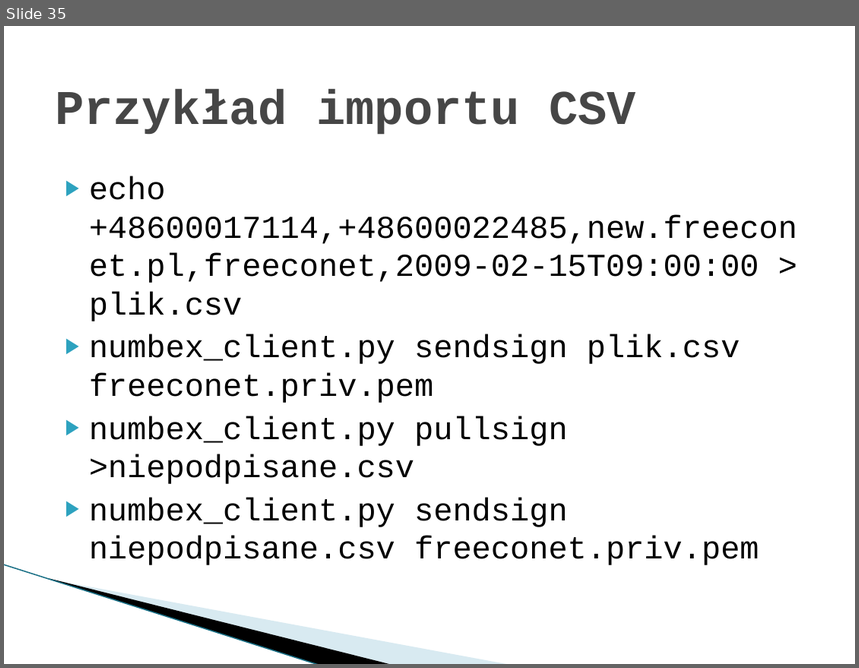
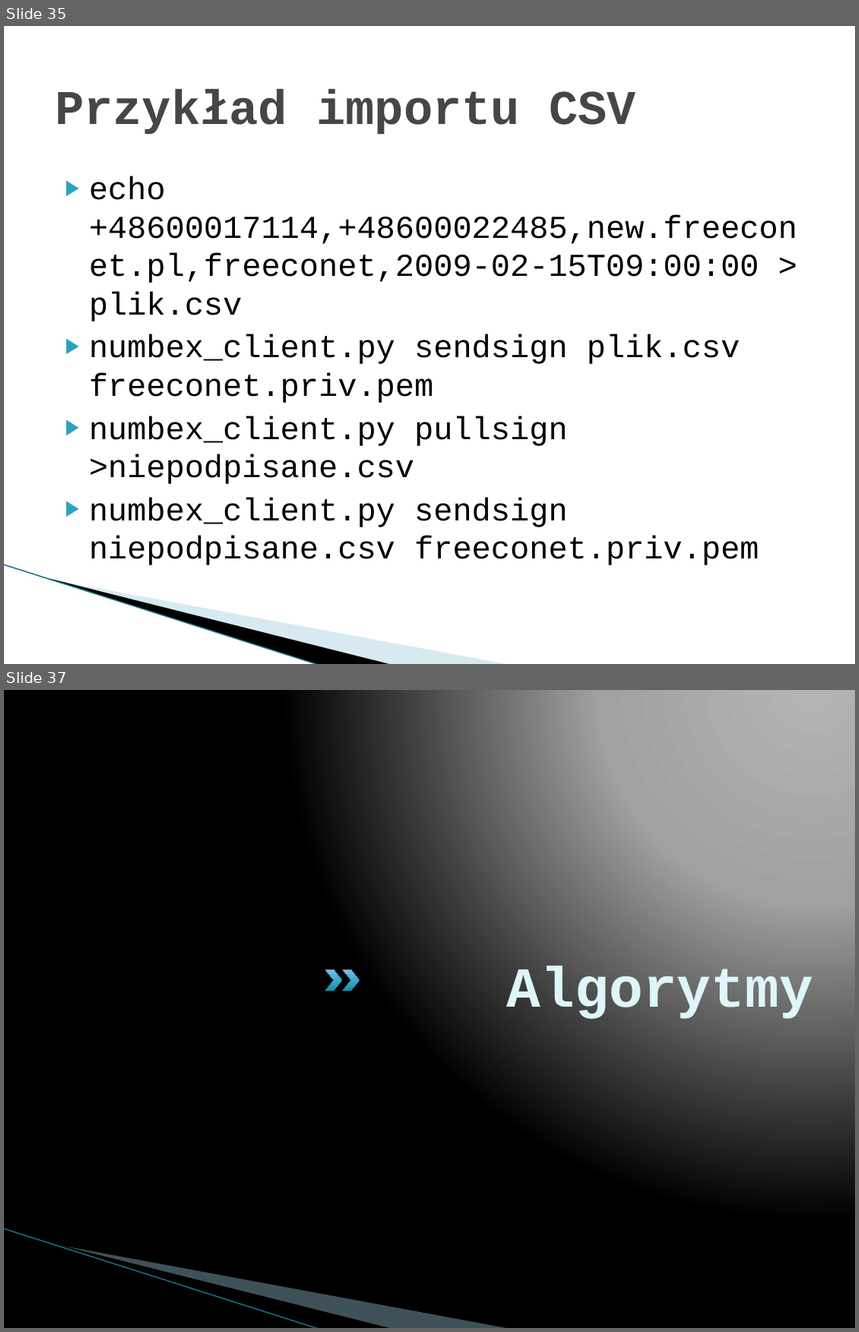
Before and after one commit to imbaczek/numbex, a slide deck: docs/NumbexFinalPresentation.pptx. Shown one above the other, each under a label of ours: slide 35 before the commit, slides 35 and 37 after it; the slides between them are not shown. The pictures are 859x668 and 859x1332 pixels, drawn with LibreOffice and Linux fonts; fonts in the diff are those of the drawing; background and template pictures are left out. Boxes give left, top, right and bottom in pixels: in the first picture for what was removed or moved away, otherwise in the second. Text is boxed around its words. In the diff, an @@ line names an element or a change of style, - is before the commit and + after.

```diff
--- a/docs/NumbexFinalPresentation.pptx
+++ b/docs/NumbexFinalPresentation.pptx
@@ slide 37 added at box(4, 690, 855, 1328), background gradient #B4B4B4 to #A2A2A2 to #000000; not listed: 3 template elements that a slide beside it also shows @@
@@ chevron added at box(325, 970, 342, 991), fill gradient #158BA8 to #51B8D9 to #80C3DD, outline #21788D 0.25 pt @@
@@ chevron added at box(343, 970, 360, 991), fill gradient #158BA8 to #51B8D9 to #80C3DD, outline #21788D 0.25 pt @@
@@ title added at box(507, 966, 813, 1023), 48 pt, text #DEF5FA, bold @@
+Algorytmy
```
Also in this commit, not shown: 1 slide changed, 12 other slides added.
